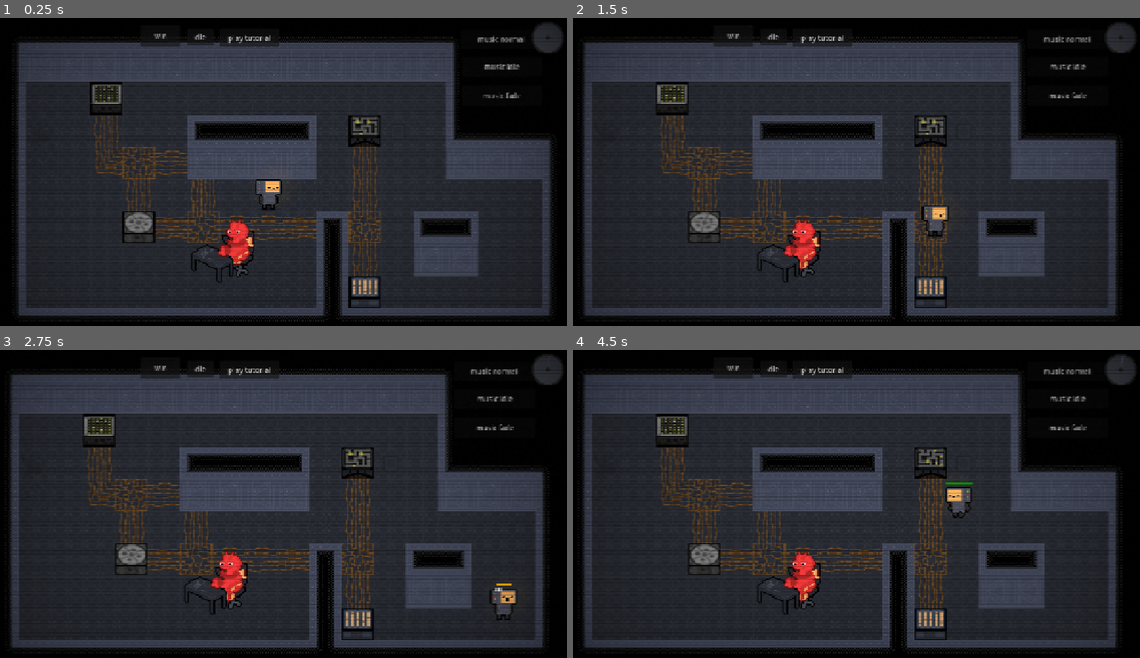
Above: before the commit, frames 1-4 (two rows, left to right).
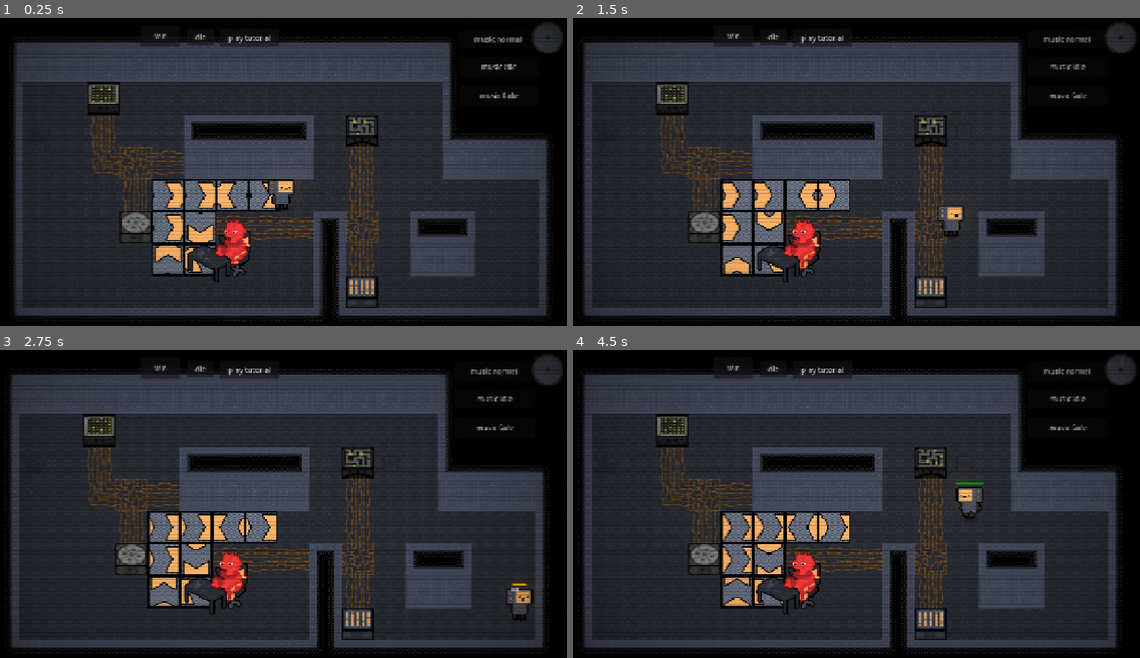
Above: after the commit, the same moments.

Repository: DuneRanger/MSI-GameJam
Game: Godot game, scene res://scenes/game/game.tscn
The game is run twice, just before and just after one commit, with the same random seed, the same clock (stepped at 60 frames per second) and the same inputs.
Inputs (mouse positions are in pixels of both pictures, inside the frame that each line leads up to):
- Up to frame 1 (0.25 s): no input
- Up to frame 2 (1.5 s): move the mouse to (981, 162) at 0.52 s; hold D (move_right) 0.53-1.28 s; tap E (interact) at 0.6 s; move the mouse to (737, 196) at 1.27 s; hold S (move_down) from 1.28 s (still down); click (737, 196) at 1.35 s
- Up to frame 3 (2.75 s): move the mouse to (340, 439) at 2.02 s; release S (move_down) at 2.03 s; hold D (move_right) from 2.03 s (still down); hold Shift (sprint) from 2.03 s (still down)
- Up to frame 4 (4.5 s): move the mouse to (822, 574) at 2.77 s; release D (move_right) at 2.78 s; release Shift (sprint) at 2.78 s; hold W (move_up) 2.78-3.53 s; tap R at 2.85 s; move the mouse to (1026, 559) at 3.52 s; hold A (move_left) from 3.53 s (still down); tap E (interact) at 3.6 s; move the mouse to (680, 463) at 4.27 s; click (680, 463) at 4.35 s

The runs differ from the first frame. In frame 1, 12% of the frame differs, in the area x 2-98%, y 6-99%; in frame 2, 4.9%; in frame 3, 4.9%; in frame 4, 4.9%.

Commit message:
Add conveyor belts

Diff:
--- a/scenes/game/levels/level_1.tscn
+++ b/scenes/game/levels/level_1.tscn
@@ -19,15 +19,18 @@
 y_sort_enabled = true
 tile_map_data = PackedByteArray("AAAHAAQAAgAFAAAAAAAKAAUAAgAGAAEAAAALAAcAAgAAAAAAAAAHAAkAAgAFAAAAAAAMAAMAAgAFAAAAAAABAA …(384 unchanged characters)…
 
-[node name="TileMapMachineLayer" parent="Tilemap" index="2" unique_id=1793809352]
+[node name="TilemapConveyorBeltLayer" parent="Tilemap" index="2" unique_id=1434785983]
+tile_map_data = PackedByteArray("AAAFAAUAAAAAAAAAAAAGAAUAAAAAAAAAAAAHAAUAAAAAAAEAAAAFAAcAAAAAAAIAAAAFAAYAAAAAAAAAAAAGAAYAAAAAAAMAAAAGAAcAAAAAAAEAAAAIAAUAAAAAAAAAAAA=")
+
+[node name="TilemapMachineLayer" parent="Tilemap" index="3" unique_id=1793809352]
 y_sort_enabled = true
 tile_map_data = PackedByteArray("AAAEAAYAAAAAAAAAAQADAAIAAAAAAAAAAgALAAMAAAAAAAAAAwALAAgAAAAAAAAABAA=")
 
-[node name="TilemapWallLayer" parent="Tilemap" index="3" unique_id=695297817]
+[node name="TilemapWallLayer" parent="Tilemap" index="4" unique_id=695297817]
 y_sort_enabled = true
 tile_map_data = PackedByteArray("AAAAAAAAAwAAAAMAAAAAAAEAAwACAAEAAAAAAAIAAwACAAEAAAAAAAMAAwACAAEAAAAAAAQAAwACAAEAAAAAAA …(2000 unchanged characters)…
 
-[node name="TilemapSideWallLayer" parent="Tilemap" index="4" unique_id=1769598380]
+[node name="TilemapSideWallLayer" parent="Tilemap" index="5" unique_id=1769598380]
 y_sort_enabled = true
 tile_map_data = PackedByteArray("AAABAAEAAwAHAAAAAAACAAEAAwAHAAAAAAADAAEAAwAHAAAAAAAEAAEAAwAHAAAAAAAFAAEAAwAHAAAAAAAGAA …(272 unchanged characters)…
 
--- a/scenes/game/tilemap/tilemap.tscn
+++ b/scenes/game/tilemap/tilemap.tscn
@@ -1,5 +1,6 @@
 [gd_scene format=3 uid="uid://bbxi0vokk4jgr"]
 
+[ext_resource type="Texture2D" uid="uid://bhs28j15633xv" path="res://assets/game/tiles/conveyor_belts.png" id="1_68tgo"]
 [ext_resource type="Texture2D" uid="uid://dl2quq5xcqhx6" path="res://assets/game/tiles/floor.png" id="1_fysb2"]
 [ext_resource type="Texture2D" uid="uid://2ys0ti5ccxeb" path="res://assets/game/tiles/floor_decor.png" id="2_ahxvp"]
 [ext_resource type="Texture2D" uid="uid://bfndwk48cax5h" path="res://assets/game/tiles/tileset.png" id="3_6myvc"]
@@ -7,6 +8,55 @@
 [ext_resource type="PackedScene" uid="uid://cqsyyggibtbjm" path="res://scenes/game/machines/machine_instances/color_machine.tscn" id="5_auq54"]
 [ext_resource type="PackedScene" uid="uid://b3dlssh62472i" path="res://scenes/game/machines/machine_instances/maze_machine.tscn" id="6_auq54"]
 [ext_resource type="PackedScene" uid="uid://cgwrmolbassw2" path="res://scenes/game/machines/machine_instances/fishing_machine.tscn" id="7_hjhdi"]
+
+[sub_resource type="TileSetAtlasSource" id="TileSetAtlasSource_uklf3"]
+texture = ExtResource("1_68tgo")
+texture_region_size = Vector2i(24, 24)
+use_texture_padding = false
+0:0/animation_speed = 10.0
+0:0/animation_frame_0/duration = 1.0
+0:0/animation_frame_1/duration = 1.0
+0:0/animation_frame_2/duration = 1.0
+0:0/animation_frame_3/duration = 1.0
+0:0/animation_frame_4/duration = 1.0
+0:0/animation_frame_5/duration = 1.0
+0:0/animation_frame_6/duration = 1.0
+0:0/animation_frame_7/duration = 1.0
+0:0/0 = 0
+0:0/0/custom_data_0 = Vector2(1, 0)
+0:2/animation_speed = 10.0
+0:2/animation_frame_0/duration = 1.0
+0:2/animation_frame_1/duration = 1.0
+0:2/animation_frame_2/duration = 1.0
+0:2/animation_frame_3/duration = 1.0
+0:2/animation_frame_4/duration = 1.0
+0:2/animation_frame_5/duration = 1.0
+0:2/animation_frame_6/duration = 1.0
+0:2/animation_frame_7/duration = 1.0
+0:2/0 = 0
+0:2/0/custom_data_0 = Vector2(0, -1)
+0:3/animation_speed = 10.0
+0:3/animation_frame_0/duration = 1.0
+0:3/animation_frame_1/duration = 1.0
+0:3/animation_frame_2/duration = 1.0
+0:3/animation_frame_3/duration = 1.0
+0:3/animation_frame_4/duration = 1.0
+0:3/animation_frame_5/duration = 1.0
+0:3/animation_frame_6/duration = 1.0
+0:3/animation_frame_7/duration = 1.0
+0:3/0 = 0
+0:3/0/custom_data_0 = Vector2(0, 1)
+0:1/animation_speed = 10.0
+0:1/animation_frame_0/duration = 1.0
+0:1/animation_frame_1/duration = 1.0
+0:1/animation_frame_2/duration = 1.0
+0:1/animation_frame_3/duration = 1.0
+0:1/animation_frame_4/duration = 1.0
+0:1/animation_frame_5/duration = 1.0
+0:1/animation_frame_6/duration = 1.0
+0:1/animation_frame_7/duration = 1.0
+0:1/0 = 0
+0:1/0/custom_data_0 = Vector2(-1, 0)
 
 [sub_resource type="TileSetAtlasSource" id="TileSetAtlasSource_3aos4"]
 texture = ExtResource("1_fysb2")
@@ -522,9 +572,12 @@
 terrain_set_0/terrain_0/color = Color(0.5, 0.34375, 0.25, 1)
 terrain_set_0/terrain_1/name = "Walls"
 terrain_set_0/terrain_1/color = Color(0.36339992, 0.41907614, 0.70191795, 1)
+custom_data_layer_0/name = "belt_dir"
+custom_data_layer_0/type = 5
 sources/1 = SubResource("TileSetAtlasSource_3aos4")
 sources/2 = SubResource("TileSetAtlasSource_a4bj7")
 sources/3 = SubResource("TileSetAtlasSource_auq54")
+sources/0 = SubResource("TileSetAtlasSource_uklf3")
 
 [sub_resource type="TileSetScenesCollectionSource" id="TileSetScenesCollectionSource_hjhdi"]
 scenes/1/scene = ExtResource("4_a4bj7")
@@ -541,14 +594,18 @@
 scale = Vector2(3, 3)
 
 [node name="TilemapFloorLayer" type="TileMapLayer" parent="." unique_id=588901160]
+z_index = -6
+tile_set = SubResource("TileSet_w1hta")
+
+[node name="TilemapDecorLayer" type="TileMapLayer" parent="." unique_id=1888967584]
 z_index = -5
 tile_set = SubResource("TileSet_w1hta")
 
-[node name="TilemapDecorLayer" type="TileMapLayer" parent="." unique_id=1888967584]
+[node name="TilemapConveyorBeltLayer" type="TileMapLayer" parent="." unique_id=1434785983]
 z_index = -4
 tile_set = SubResource("TileSet_w1hta")
 
-[node name="TileMapMachineLayer" type="TileMapLayer" parent="." unique_id=1793809352]
+[node name="TilemapMachineLayer" type="TileMapLayer" parent="." unique_id=1793809352]
 z_index = -3
 tile_set = SubResource("TileSet_m0ah8")
 
--- a/scripts/game/level.gd
+++ b/scripts/game/level.gd
@@ -6,12 +6,14 @@
 
 @onready var camera: Camera2D = $Player/Camera2D
 @onready var floor_layer: TileMapLayer = $Tilemap/TilemapFloorLayer
-@onready var machine_layer = $Tilemap/TileMapMachineLayer
+@onready var machine_layer = $Tilemap/TilemapMachineLayer
+@onready var belt_layer: TileMapLayer = $Tilemap/TilemapConveyorBeltLayer
 
 func _ready() -> void:
 	for node in get_children():
 		if node is Node2D:
 			node.y_sort_enabled = true
+	player.belt_layer = belt_layer
 	var rect = floor_layer.get_used_rect()
 	var tile = floor_layer.tile_set.tile_size
 	var top_left = floor_layer.to_global(rect.position * tile)
--- a/scripts/game/player/player.gd
+++ b/scripts/game/player/player.gd
@@ -25,7 +25,8 @@
 var max_stamina = 100 ##the maximum amout of stamina the player can reach
 var stamina = max_stamina ##the amount of stamina the player has right now
 
-
+const belt_speed = 350 # should be >= player speed
+var belt_layer: TileMapLayer # assignned by level.gd
 
 signal signal_player_stamina_change(stamina: int)
 
@@ -129,7 +130,7 @@
 			play_step_sfx(sfx_steps_normal_time)
 
 		is_moving = true
-		velocity = character_direction * movement_speed
+		velocity = character_direction * movement_speed + get_belt_velocity()
 		$PlayerSprite.animation = animation_name
 	else:
 
@@ -140,7 +141,7 @@
 		is_moving = false
 		is_sprinting = false
 		$OverclockTimer.stop()
-		velocity = character_direction * movement_speed
+		velocity = character_direction * movement_speed + get_belt_velocity()
 		if is_overclocked == false:
 			$PlayerSprite.animation = "idle"
 		else:
@@ -213,3 +214,10 @@
 	else:
 		animation_name = "idle"
 	$PlayerSprite.animation = animation_name
+
+func get_belt_velocity() -> Vector2:
+	var feet = global_position + Vector2(0, 32)
+	var cell = belt_layer.local_to_map(belt_layer.to_local(feet))
+	var data = belt_layer.get_cell_tile_data(cell)
+	if data: return data.get_custom_data("belt_dir") * belt_speed
+	return Vector2.ZERO
Binary file added: assets/game/tiles/conveyor_belts.png
Not shown, added: assets/game/tiles/conveyor_belts.png.import
